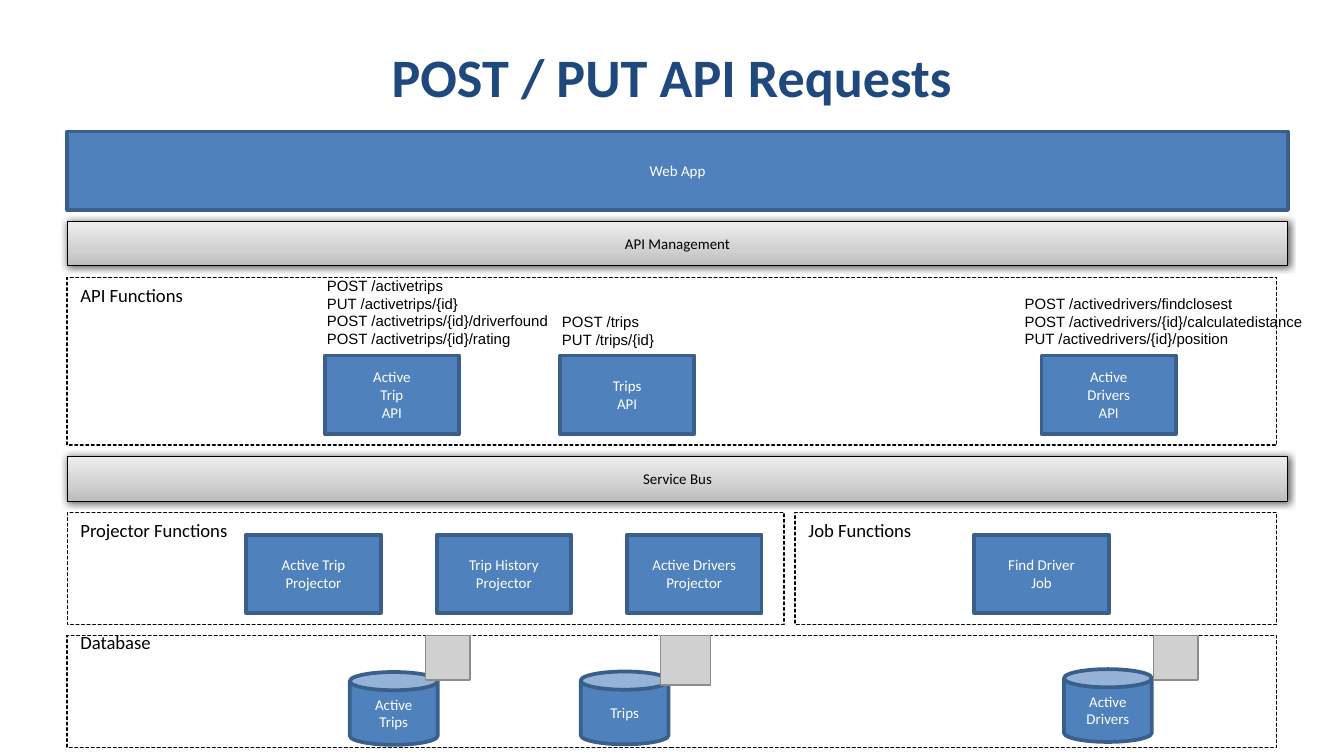
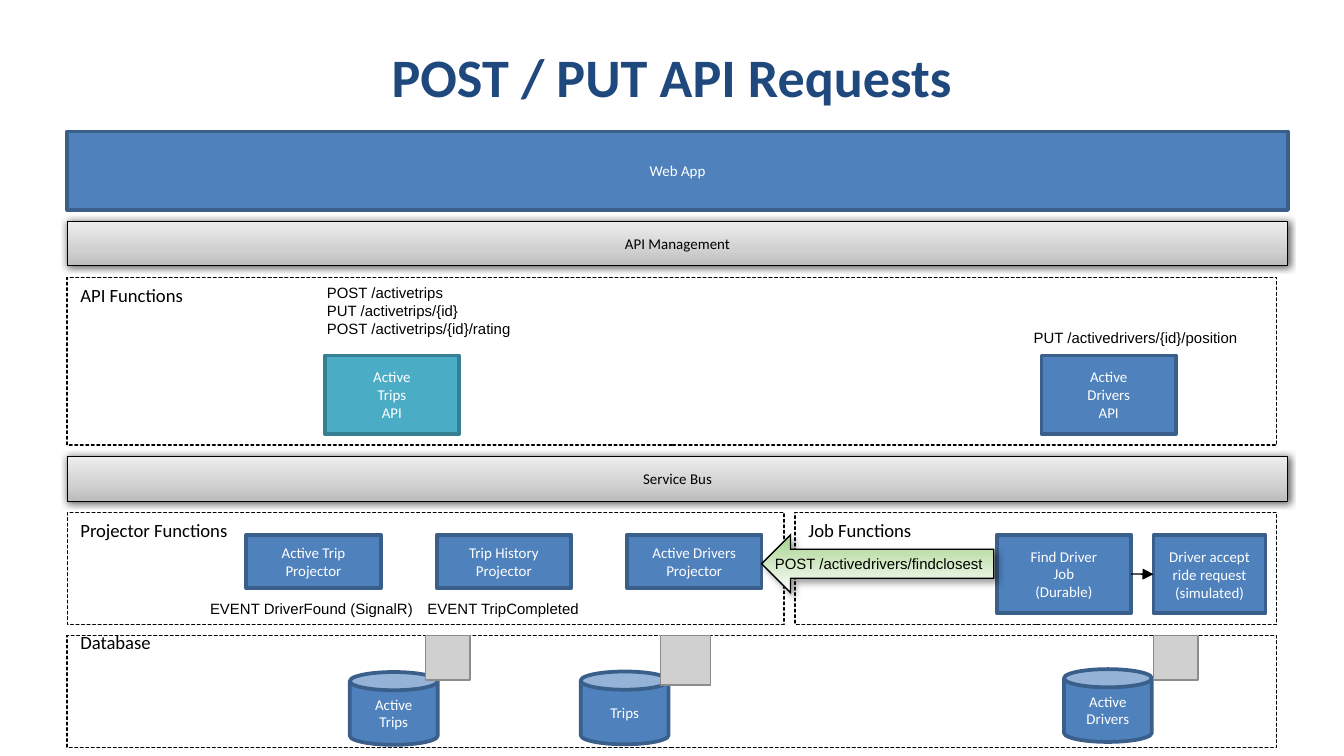
Before and after one commit to Azure-Samples/Serverless-microservices-reference-architecture, a slide deck: slide 11 of Docs/microservices-refererence-architecture-diagrams.pptx (slide 6 before the commit). Drawn at 1344x756 pixels with LibreOffice and Linux fonts; fonts in the diff are those of the drawing; grey boxes stand for pictures. Boxes give left, top, right and bottom in pixels: in the first picture for what was removed or moved away, otherwise in the second. Text is boxed around its words. In the diff, an @@ line names an element or a change of style, - is before the commit and + after.

```diff
--- a/Docs/microservices-refererence-architecture-diagrams.pptx
+++ b/Docs/microservices-refererence-architecture-diagrams.pptx
@@ text "POST /activetrips": place and size @@
-text "POST /activetrips" at [327,280,547,347]
+text "POST /activetrips" at [327,287,510,337]
@@ text at [1025,298,1302,331]: paragraphs removed @@
-POST /activedrivers/findclosest
-POST /activedrivers/{id}/calculatedistance
@@ text at [327,315,547,329]: paragraph removed @@
-POST /activetrips/{id}/driverfound
@@ text removed at [562,316,654,348] @@
-POST /trips
-PUT /trips/{id}
@@ text "PUT /activedrivers/{id}/position": place and size @@
-text "PUT /activedrivers/{id}/position" at [1025,298,1302,347]
+text "PUT /activedrivers/{id}/position" at [1034,332,1237,346]
@@ rectangle "Active" at [325,356,460,434]: fill #4F81BD to #4BACC6; outline #3A5F8C 2 pt to #377F92 2 pt @@
@@ rectangle removed at [560,356,695,434] @@
-Trips
-API
@@ text in rectangle at [378,390,407,403]: text changed @@
-Trip
+Trips
@@ rectangle "Active Trip": place and size @@
-rectangle "Active Trip" at [246,535,380,613]
+rectangle "Active Trip" at [246,535,380,589]
@@ rectangle "Trip History": place and size @@
-rectangle "Trip History" at [437,535,571,613]
+rectangle "Trip History" at [437,535,571,589]
@@ rectangle "Active Drivers": place and size @@
-rectangle "Active Drivers" at [628,535,762,613]
+rectangle "Active Drivers" at [628,535,762,589]
@@ left arrow added at [762,535,995,593], fill gradient #A4D289 to #FFFFFF, outline #000000 0.75 pt @@
@@ rectangle "Find Driver": place and size @@
-rectangle "Find Driver" at [974,535,1109,613]
+rectangle "Find Driver" at [997,535,1132,613]
@@ rectangle added at [1153,535,1265,613], fill #4F81BD, outline #3A5F8C 2 pt, 8 pt, text #FFFFFF @@
+Driver accept ride request (simulated)
@@ text added at [775,558,982,569], 8 pt, text #000000 @@
+POST /activedrivers/findclosest
@@ text in rectangle at [1035,586,1092,599]: paragraph added @@
+(Durable)
@@ arrow added from (1132, 574) to (1153, 574), #000000 0.75 pt @@
@@ text added at [210,603,412,617], 8 pt, text #000000 @@
+EVENT DriverFound (SignalR)
@@ text added at [427,603,579,617], 8 pt, text #000000 @@
+EVENT TripCompleted
```
Also in this commit, not shown: 3 other slides changed, 5 slides added, 2 other files.
